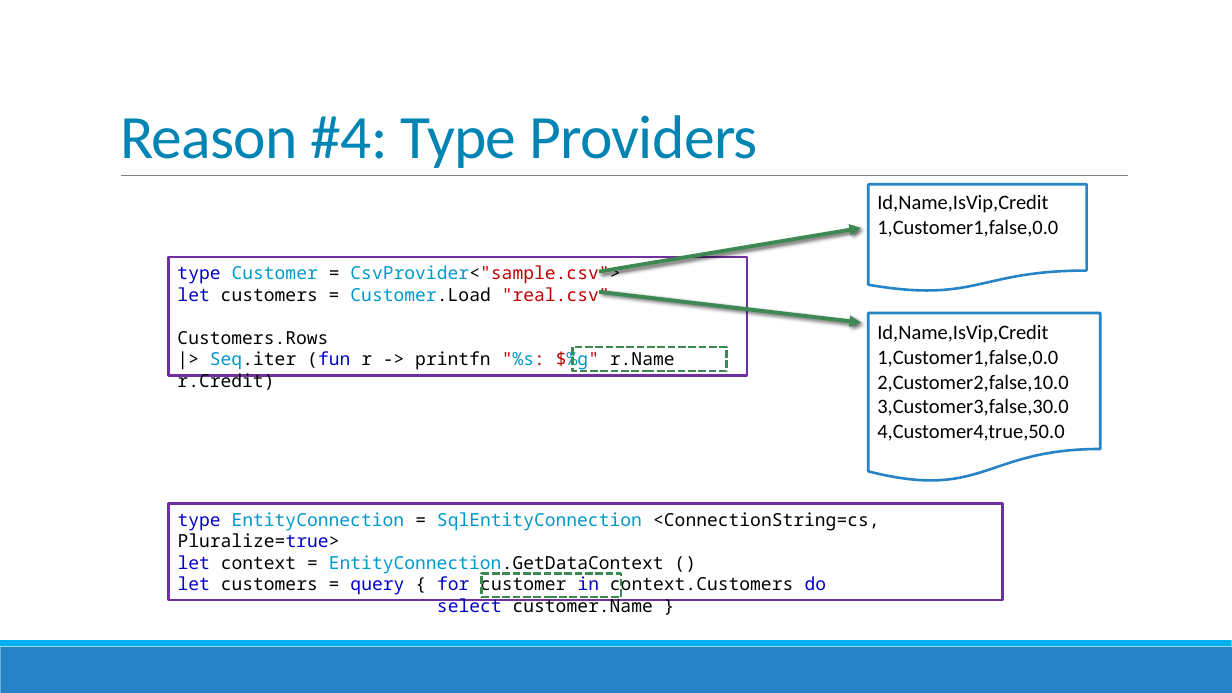
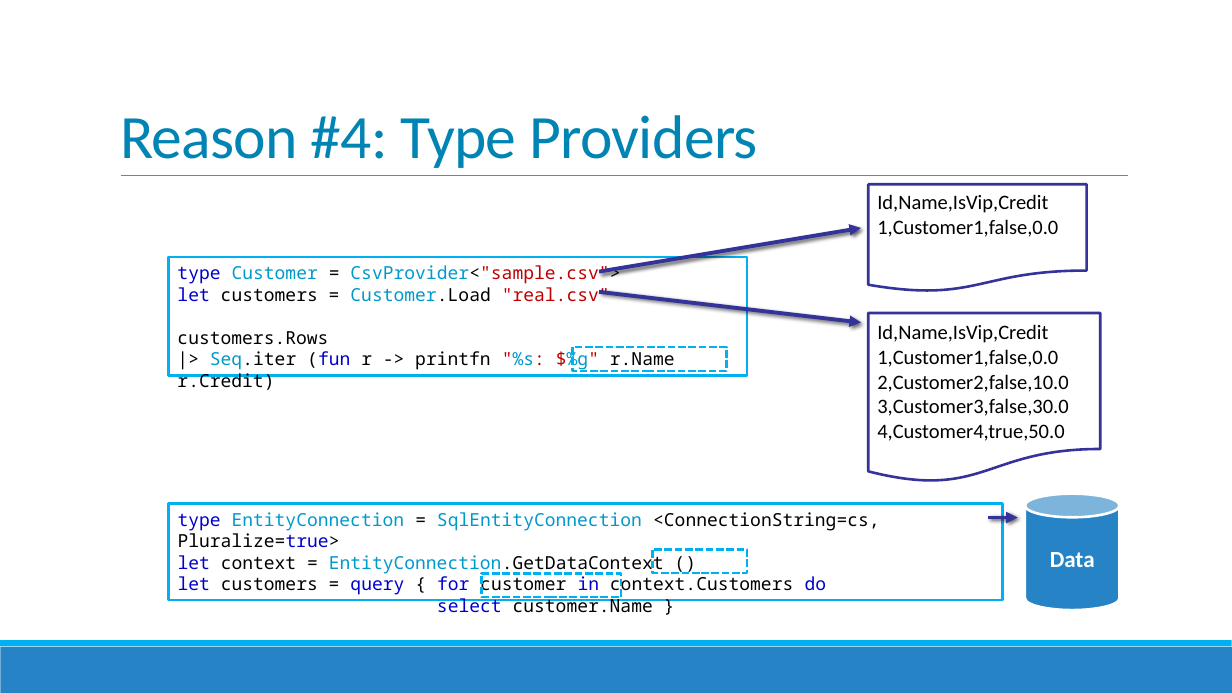
Before and after one commit to jorgef/fivereasons, a slide deck: slide 19 of FiveReasons.pptx. Drawn at 1232x693 pixels with LibreOffice and Linux fonts; fonts in the diff are those of the drawing. Boxes give left, top, right and bottom in pixels: in the first picture for what was removed or moved away, otherwise in the second. Text is boxed around its words. In the diff, an @@ line names an element or a change of style, - is before the commit and + after.

```diff
--- a/FiveReasons.pptx
+++ b/FiveReasons.pptx
@@ flow chart document "Id,Name,IsVip,Credit" at (869, 184, 1087, 291): outline #2683C6 2 pt to #333399 2 pt @@
@@ arrow (599, 272) - (861, 228): stroke #3E8853 3 pt to #333399 3 pt @@
@@ rectangle "type Customer = CsvProvider<"sample.csv">" at (168, 257, 747, 375): outline #7030A0 2 pt to #00B0F0 2 pt @@
@@ arrow (599, 292) - (861, 323): stroke #3E8853 3 pt to #333399 3 pt @@
@@ flow chart document "Id,Name,IsVip,Credit" at (869, 313, 1101, 483): outline #2683C6 2 pt to #333399 2 pt @@
@@ text in rectangle at (177, 331, 328, 345): text changed @@
-Customers.Rows
+customers.Rows
@@ rectangle at (572, 347, 726, 371): outline #3E8853 2 pt dashed to #00B0F0 2 pt dashed @@
@@ rectangle "type EntityConnection = SqlEntityConnection <ConnectionStrin ..." at (168, 504, 1003, 600): outline #7030A0 2 pt to #00B0F0 2 pt @@
@@ cylinder added at (1025, 494, 1119, 610), fill #2683C6, outline #FFFFFF 2 pt, 18 pt, text #FFFFFF, bold @@
+Data
@@ arrow added from (988, 518) to (1018, 518), #333399 3 pt @@
@@ rectangle added at (653, 549, 747, 573), outline #00B0F0 2 pt dashed @@
@@ rectangle at (482, 574, 621, 598): outline #3E8853 2 pt dashed to #00B0F0 2 pt dashed @@
```
Also in this commit, not shown: 19 other slides changed.
